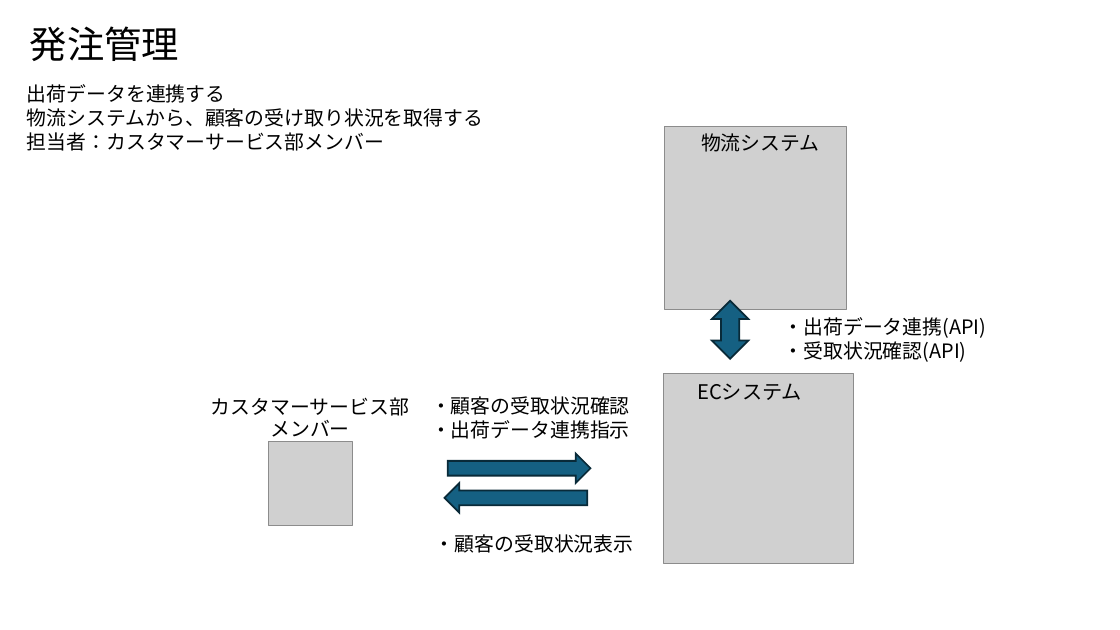
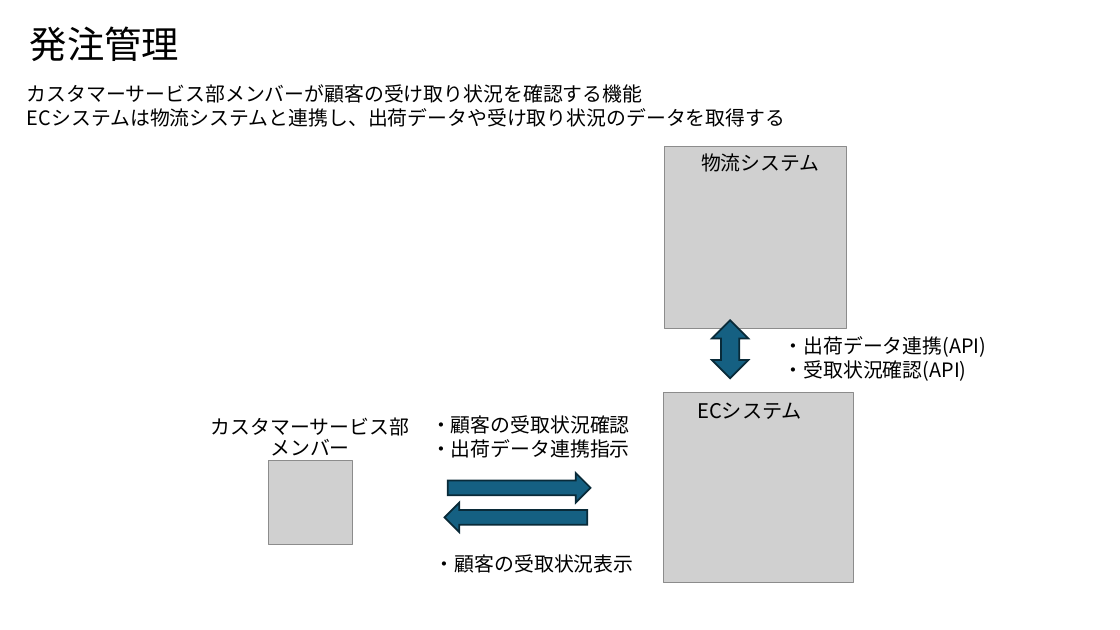
Before and after one commit to NaoyaIshizumi-Pasona/pm-cause-ec, a slide deck: slide 7 of 提案書/別紙1_サイト管理者の業務概要図.pptx (slide 6 before the commit). Drawn at 1120x630 pixels with LibreOffice and Linux fonts; fonts in the diff are those of the drawing; grey boxes stand for pictures. Boxes give left, top, right and bottom in pixels: in the first picture for what was removed or moved away, otherwise in the second. Text is boxed around its words. In the diff, an @@ line names an element or a change of style, - is before the commit and + after.

```diff
--- a/提案書/別紙1_サイト管理者の業務概要図.pptx
+++ b/提案書/別紙1_サイト管理者の業務概要図.pptx
@@ text at [27, 84, 785, 127]: text changed @@
-出荷データを連携する
-物流システムから、顧客の受け取り状況を取得する
-担当者：カスタマーサービス部メンバー
+カスタマーサービス部メンバーが顧客の受け取り状況を確認する機能
+ECシステムは物流システムと連携し、出荷データや受け取り状況のデータを取得する
@@ 6 texts, 3 pictures, 2 right arrows, 1 up down arrow: place and size @@
-6 texts, 3 pictures, 2 right arrows, 1 up down arrow at [211, 127, 987, 563]
+6 texts, 3 pictures, 2 right arrows, 1 up down arrow at [211, 146, 987, 583]
```
Also in this commit, not shown: 7 other slides changed, 1 slide added.
